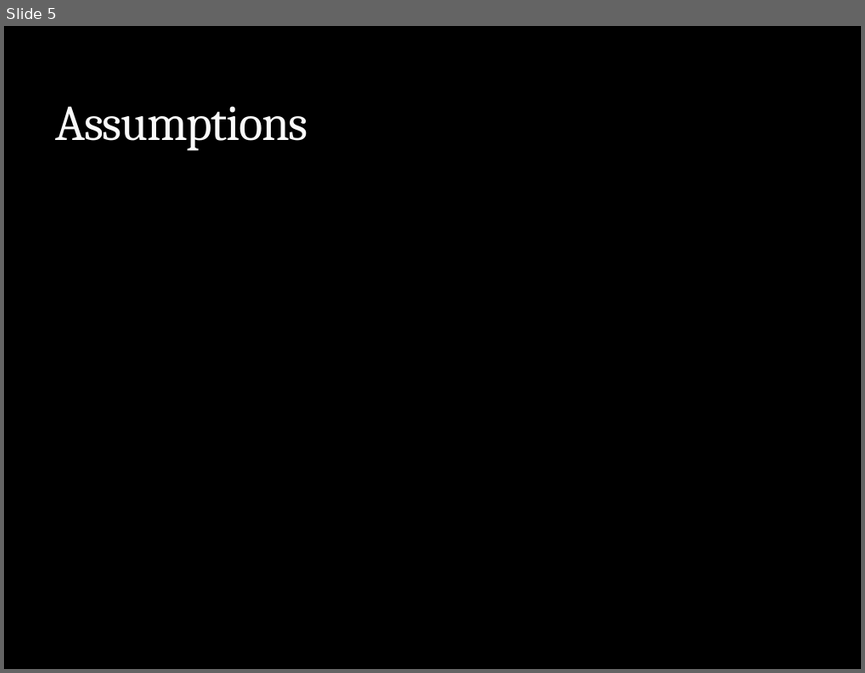
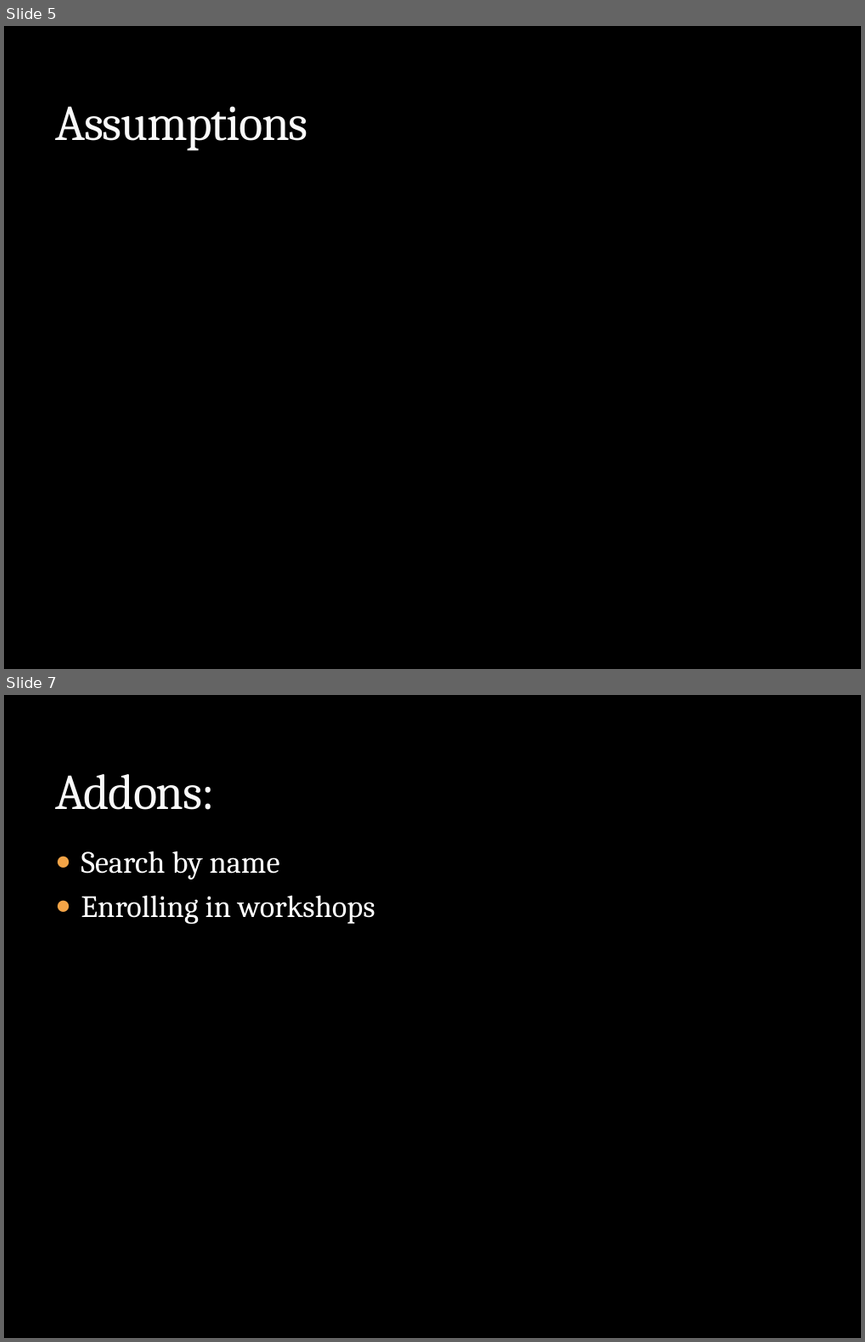
Before and after one commit to Mumbai2016/team-13, a slide deck: PPT/Dream A Dream.pptx. Shown one above the other, each under a label of ours: slide 5 before the commit, slides 5 and 7 after it; the slides between them are not shown. The pictures are 865x673 and 865x1342 pixels, drawn with LibreOffice and Linux fonts; fonts in the diff are those of the drawing; background and template pictures are left out. Boxes give left, top, right and bottom in pixels: in the first picture for what was removed or moved away, otherwise in the second. Text is boxed around its words. In the diff, an @@ line names an element or a change of style, - is before the commit and + after.

```diff
--- a/PPT/Dream A Dream.pptx
+++ b/PPT/Dream A Dream.pptx
@@ slide 7 added at (4,695,861,1338), background picture (left out) @@
@@ title added at (55,774,214,810), 42 pt, text #F9F9F9 @@
+Addons:
@@ text added at (81,851,375,924), 26 pt, text #FFFFFF @@
+● Search by name
+● Enrolling in workshops
```
Also in this commit, not shown: 1 slide changed, 1 other slide added, 2 slides removed.
